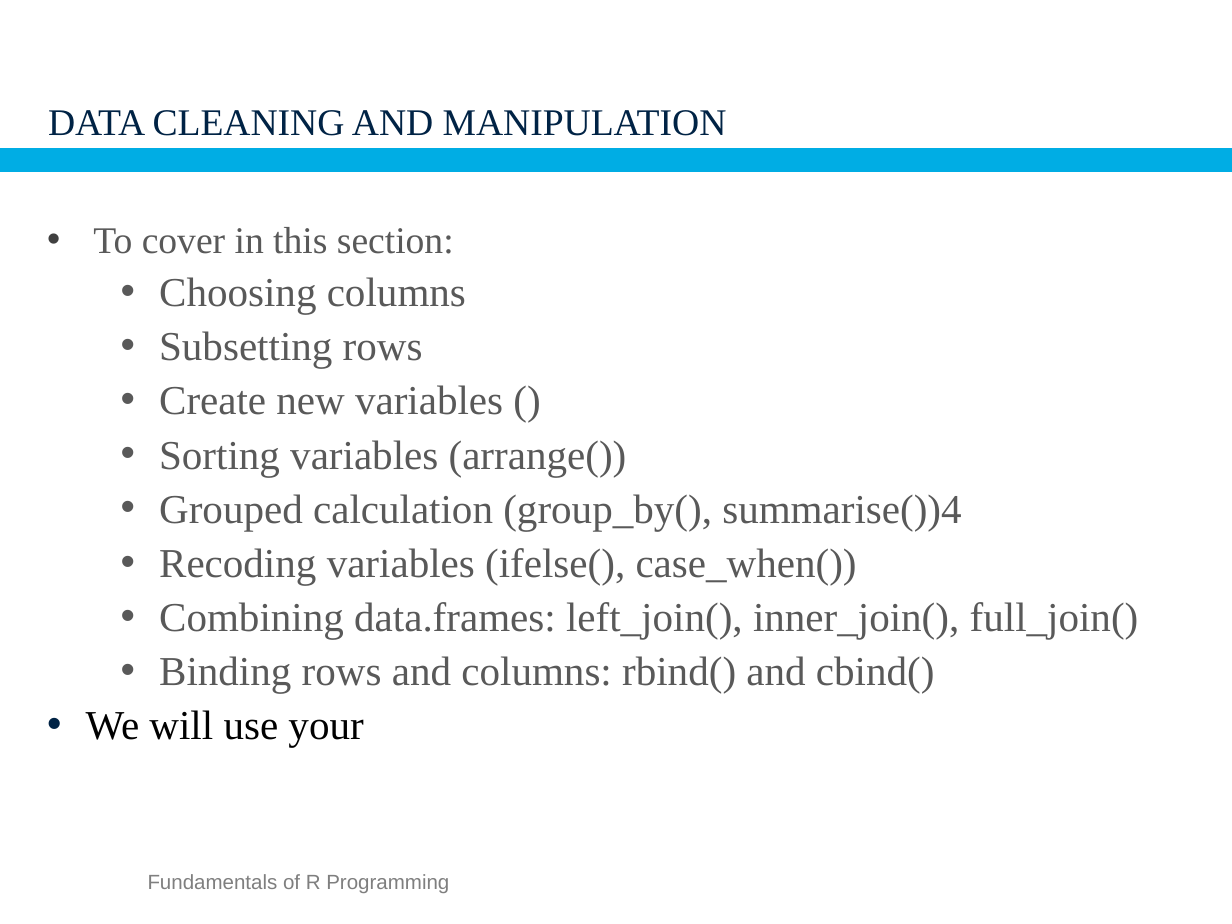
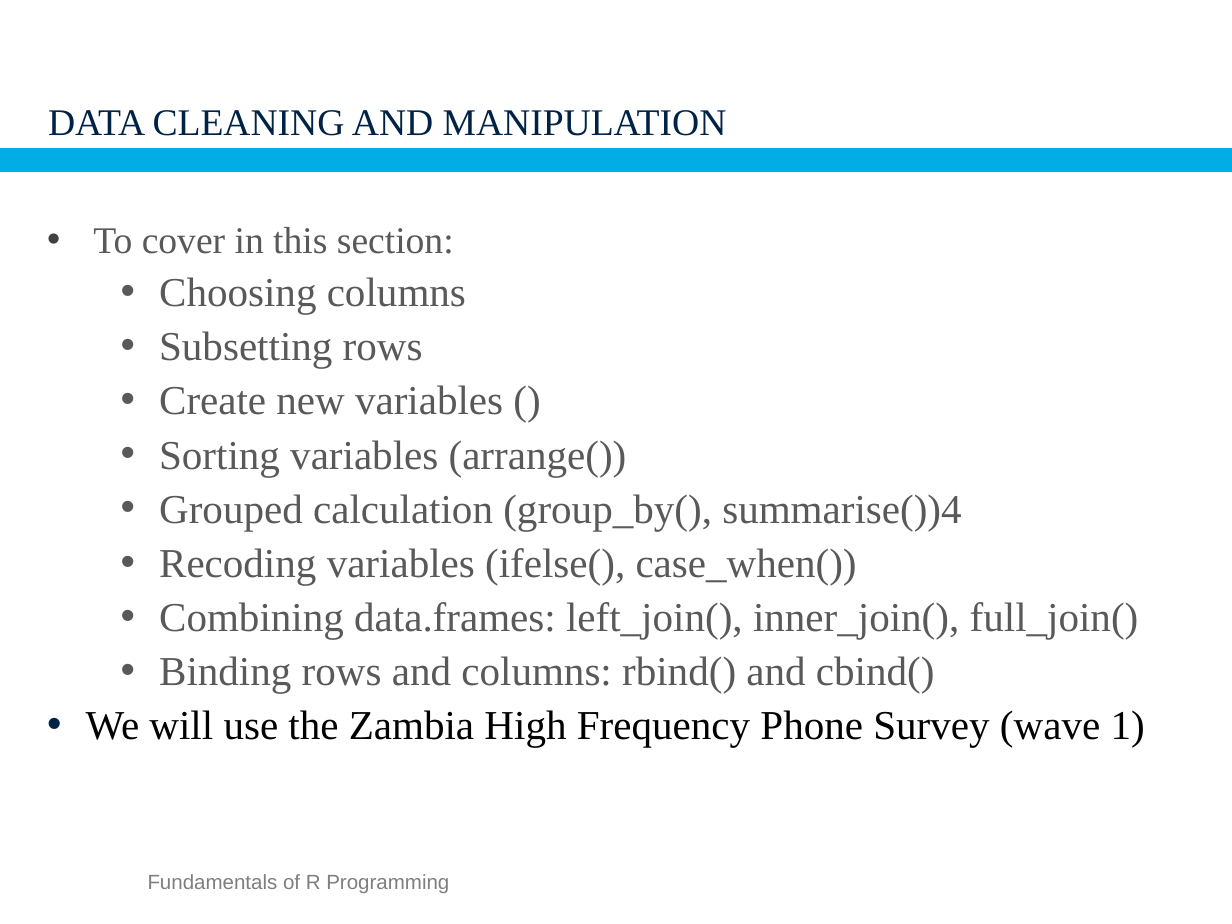
Before and after one commit to SSA-Statistical-Team-Projects/SAEPovTraineR, a slide deck: slide 22 of Presentations/part3_rfundamentals.pptx. Drawn at 1232x924 pixels with LibreOffice and Linux fonts; fonts in the diff are those of the drawing; background and template pictures are left out. Boxes give left, top, right and bottom in pixels: in the first picture for what was removed or moved away, otherwise in the second. Text is boxed around its words. In the diff, an @@ line names an element or a change of style, - is before the commit and + after.

```diff
--- a/Presentations/part3_rfundamentals.pptx
+++ b/Presentations/part3_rfundamentals.pptx
@@ text at <box>86,710,1145,747</box>: text changed @@
-    • We will use your
+    • We will use the Zambia High Frequency Phone Survey (wave 1)
```
Also in this commit, not shown: 1 other slide changed, 2 other files.
